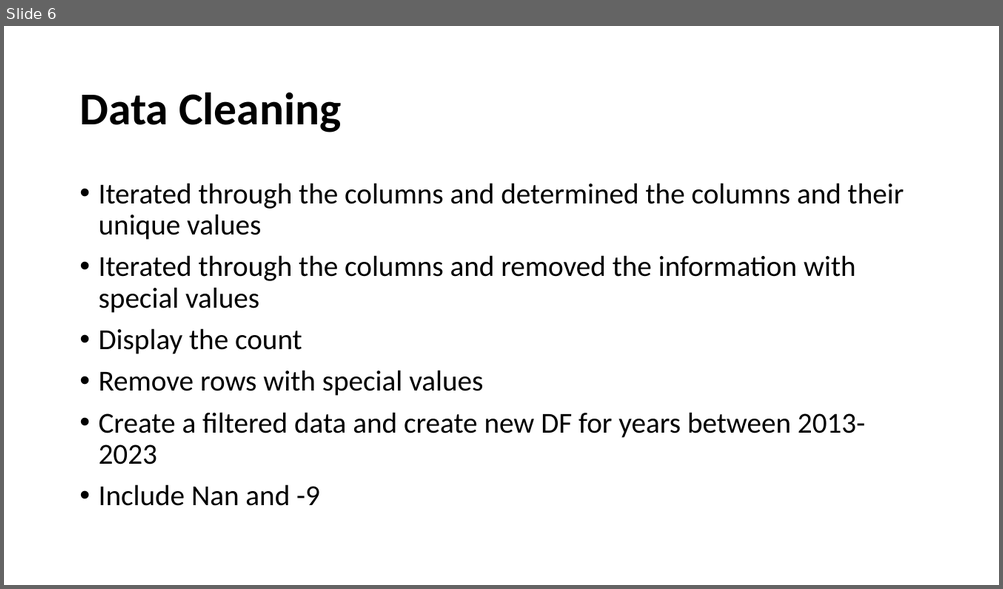
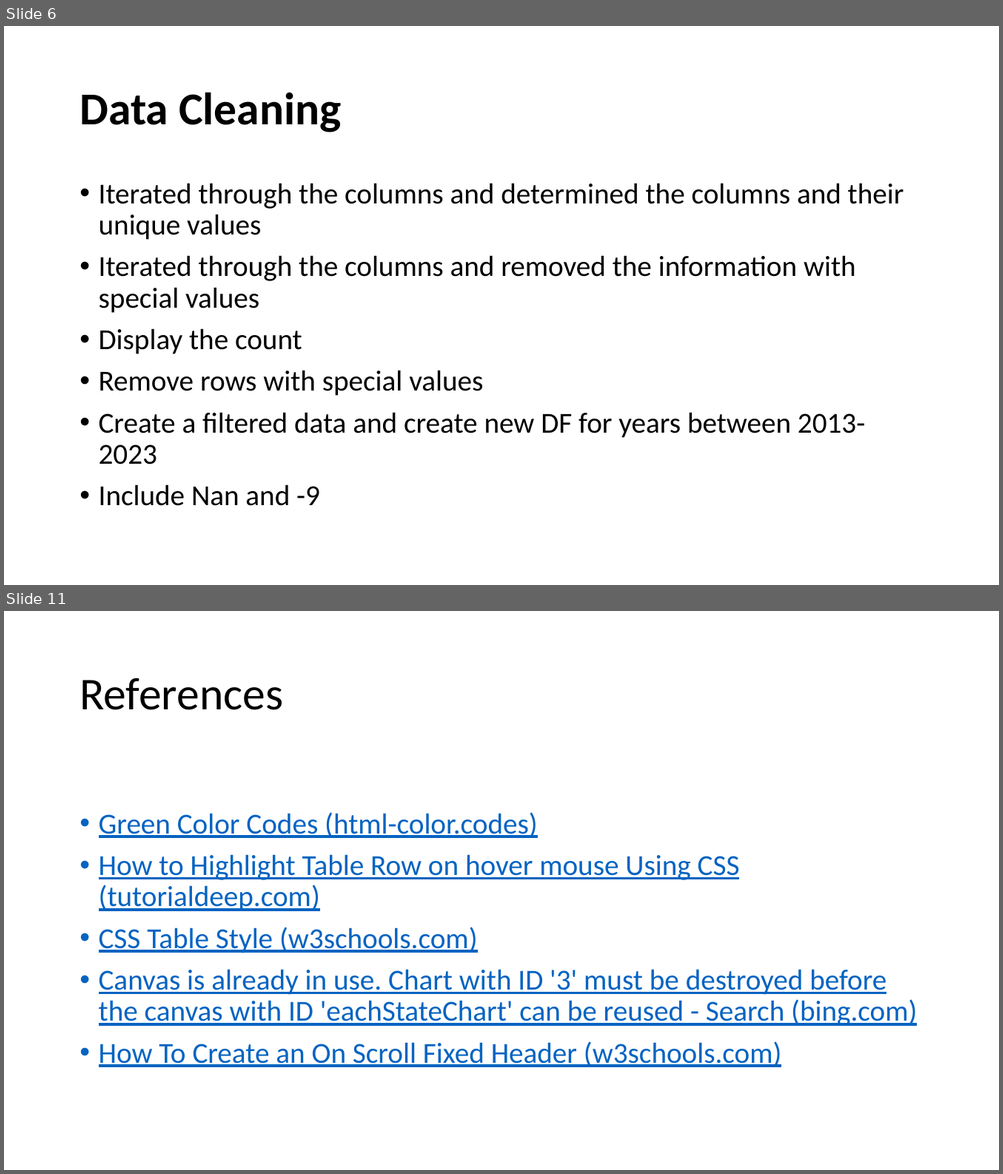
Before and after one commit to pkrachakonda/Project3---Australian-Road-Crash-Data-Analysis, a slide deck: Presentation.pptx. Shown one above the other, each under a label of ours: slide 6 before the commit, slides 6 and 11 after it; the slides between them are not shown. The pictures are 1003x589 and 1003x1174 pixels, drawn with LibreOffice and Linux fonts; fonts in the diff are those of the drawing. Boxes give left, top, right and bottom in pixels: in the first picture for what was removed or moved away, otherwise in the second. Text is boxed around its words. In the diff, an @@ line names an element or a change of style, - is before the commit and + after.

Commit message:
all dashboard completed with charts and leaflet

```diff
--- a/Presentation.pptx
+++ b/Presentation.pptx
@@ slide 11 added at [4, 611, 999, 1170], background #FFFFFF @@
@@ title added at [79, 678, 283, 710], 44 pt, text #000000 @@
+References
@@ text added at [99, 812, 916, 1068], 28 pt, text #0563C1, underline @@
+• Green Color Codes (html-color.codes)
+• How to Highlight Table Row on hover mouse Using CSS (tutorialdeep.com)
+• CSS Table Style (w3schools.com)
+• Canvas is already in use. Chart with ID '3' must be destroyed before the canvas with ID 'eachStateChart' can be reused - Search (bing.com)
+• How To Create an On Scroll Fixed Header (w3schools.com)
```
Also in this commit, not shown: 1 slide changed, 3 other slides added, 1 slide removed, 33 other files.
